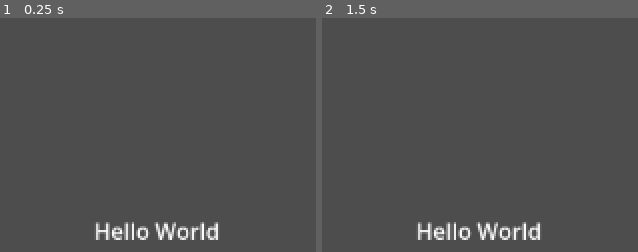
Above: before the commit, frames 1-2 (left to right).
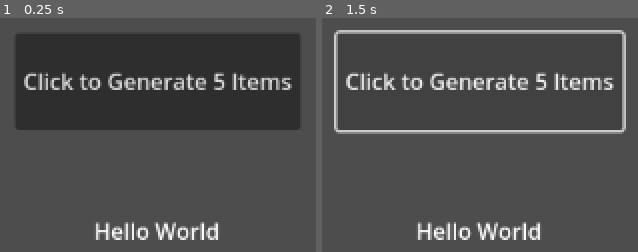
Above: after the commit, the same moments.

Repository: ADADDS/PathOfExidle
Game: Godot game, scene res://Scenes/Main.tscn
Same seed, same stepped clock (60 frames per second), same inputs: the game is played once before the commit and once after it. The project has no main scene, so this scene is started directly.
Inputs (mouse positions are in pixels of both pictures, inside the frame that each line leads up to):
- Up to frame 1 (0.25 s): no input
- Up to frame 2 (1.5 s): click (480, 81) at 0.5 s, where only the run after the commit has a clickable "Click to Generate 5 Items"; click (480, 81) at 1.25 s, where only the run after the commit has a clickable "Click to Generate 5 Items"

The runs differ from the first frame. In frame 1, 35% of the frame differs, in the area x 5-95%, y 6-48%; in frame 2, 6.9%.

Commit message:
feat: update logic to generate items via button

Diff:
--- a/Data/items.json
+++ b/Data/items.json
@@ -3,67 +3,80 @@
 		{
 			"name": "Gladiator Helmet",
 			"type": "Helmet",
-			"weight": 5000
+			"weight": 5000,
+			"tier": 4
 		},
 		{
 			"name": "Iron Hat",
 			"type": "Helmet",
-			"weight": 5000
+			"weight": 5000,
+			"tier": 4
 		},
 		{
 			"name": "Cone Helmet",
 			"type": "Helmet",
-			"weight": 5000
+			"weight": 5000,
+			"tier": 4
 		},
 		{
 			"name": "Barbute Helmet",
 			"type": "Helmet",
-			"weight": 3000
+			"weight": 3000,
+			"tier": 4
 		},
 		{
 			"name": "Tricorne",
 			"type": "Helmet",
-			"weight": 5000
+			"weight": 5000,
+			"tier": 4
 		},
 		{
 			"name": "Lion Pelt",
 			"type": "Helmet",
-			"weight": 3000
+			"weight": 3000,
+			"tier": 4
 		},
 		{
 			"name": "Bone Circlet",
 			"type": "Helmet",
-			"weight": 5000
+			"weight": 5000,
+			"tier": 4
 		},
 		{
 			"name": "Pig-Faced Bascinet",
 			"type": "Helmet",
-			"weight": 3000
+			"weight": 3000,
+			"tier": 4
 		},
 		{
 			"name": "Bone Helmet",
 			"type": "Helmet",
-			"weight": 2000
+			"weight": 2000,
+			"tier": 3
 		},
 		{
 			"name": "Blizzard Crown",
 			"type": "Helmet",
-			"weight": 500
+			"weight": 500,
+			"tier": 1
 		},
 		{
 			"name": "The Devouring Diadem",
 			"type": "Helmet",
-			"weight": 50
+			"weight": 50,
+			"tier": 0
 		},
 		{
 			"name": "Maw of Mischief",
 			"type": "Helmet",
-			"weight": 1500
+			"weight": 1500,
+			"tier": 2
 		},
 		{
 			"name": "The Gull",
 			"type": "Helmet",
-			"weight": 800
+			"weight": 800,
+			"tier": 1
 		}
 	]
 }
--- /dev/null
+++ b/Scenes/Main.gd
@@ -0,0 +1,25 @@
+extends Node
+
+@export var button : Button
+var lootManager
+var string = "Item Name: %s | Type: %s | Weight: %s | Tier: %s"
+
+func _ready():
+	button.pressed.connect(self._button_pressed)
+	lootManager = get_tree().current_scene.get_node("LootManager")
+
+func _button_pressed():
+	print("-----------------------------------------------------------------")
+	print("-----------------------------------------------------------------")
+	for i in range(5):
+		print("-----------------------------------------------------------------")
+		var selectedItem = lootManager.select_random_item()
+		print("Item tier is: %s" % selectedItem["tier"])
+
+		if (selectedItem["tier"] >= 2):
+			print("---- ITEM DISCARDED")
+		else:
+			print("---- ITEM IS COOL!")
+			print("And the selected item is:")
+			print(string % [selectedItem["name"], selectedItem["type"], selectedItem["weight"], selectedItem["tier"]])
+	lootManager.select_random_item();
--- a/Scenes/Main.tscn
+++ b/Scenes/Main.tscn
@@ -1,8 +1,13 @@
-[gd_scene load_steps=2 format=3 uid="uid://cv0no14vixroh"]
+[gd_scene load_steps=3 format=3 uid="uid://cv0no14vixroh"]
 
+[ext_resource type="Script" path="res://Scenes/Main.gd" id="1_52uoa"]
 [ext_resource type="PackedScene" uid="uid://cqhyvt3sjlono" path="res://Systems/LootManager/LootManager.tscn" id="1_komhq"]
 
-[node name="Main" type="Node"]
+[node name="Main" type="Node" node_paths=PackedStringArray("button")]
+script = ExtResource("1_52uoa")
+button = NodePath("Button")
+
+[node name="LootManager" parent="." instance=ExtResource("1_komhq")]
 
 [node name="Label" type="Label" parent="."]
 offset_left = 394.0
@@ -13,4 +18,9 @@
 horizontal_alignment = 1
 vertical_alignment = 1
 
-[node name="LootManager" parent="." instance=ExtResource("1_komhq")]
+[node name="Button" type="Button" parent="."]
+offset_left = 465.0
+offset_top = 200.0
+offset_right = 671.0
+offset_bottom = 270.0
+text = "Click to Generate 5 Items"
--- a/Systems/LootManager/LootManager.gd
+++ b/Systems/LootManager/LootManager.gd
@@ -6,17 +6,12 @@
 # Setup Variables
 func _ready():
 	itemsList = JsonReader.itemData["Items"]
-	var string = "Item Name: %s | Type: %s | Weight: %s"
+	var string = "Item Name: %s | Type: %s | Weight: %s | Tier: %s"
 	for item in itemsList:
-		print(string % [item["name"], item["type"], item["weight"]])
+		print(string % [item["name"], item["type"], item["weight"], item["tier"]])
 
+	print("-----------------------------------------------------------------")
 	process_items()
-
-	for i in range(4):
-		print("-----------------------------------------------------------------")
-		var selectedItem = select_random_item()
-		print("And the selected item is:")
-		print(string % [selectedItem["name"], selectedItem["type"], selectedItem["weight"]])
 
 func select_random_item():
 	var randomValue = randi() % totalWeight
